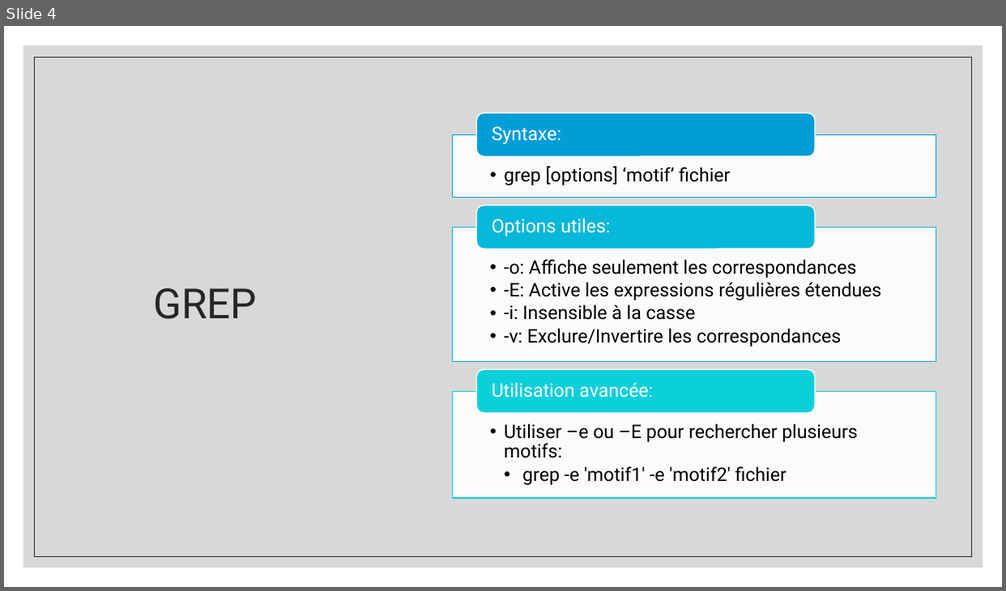
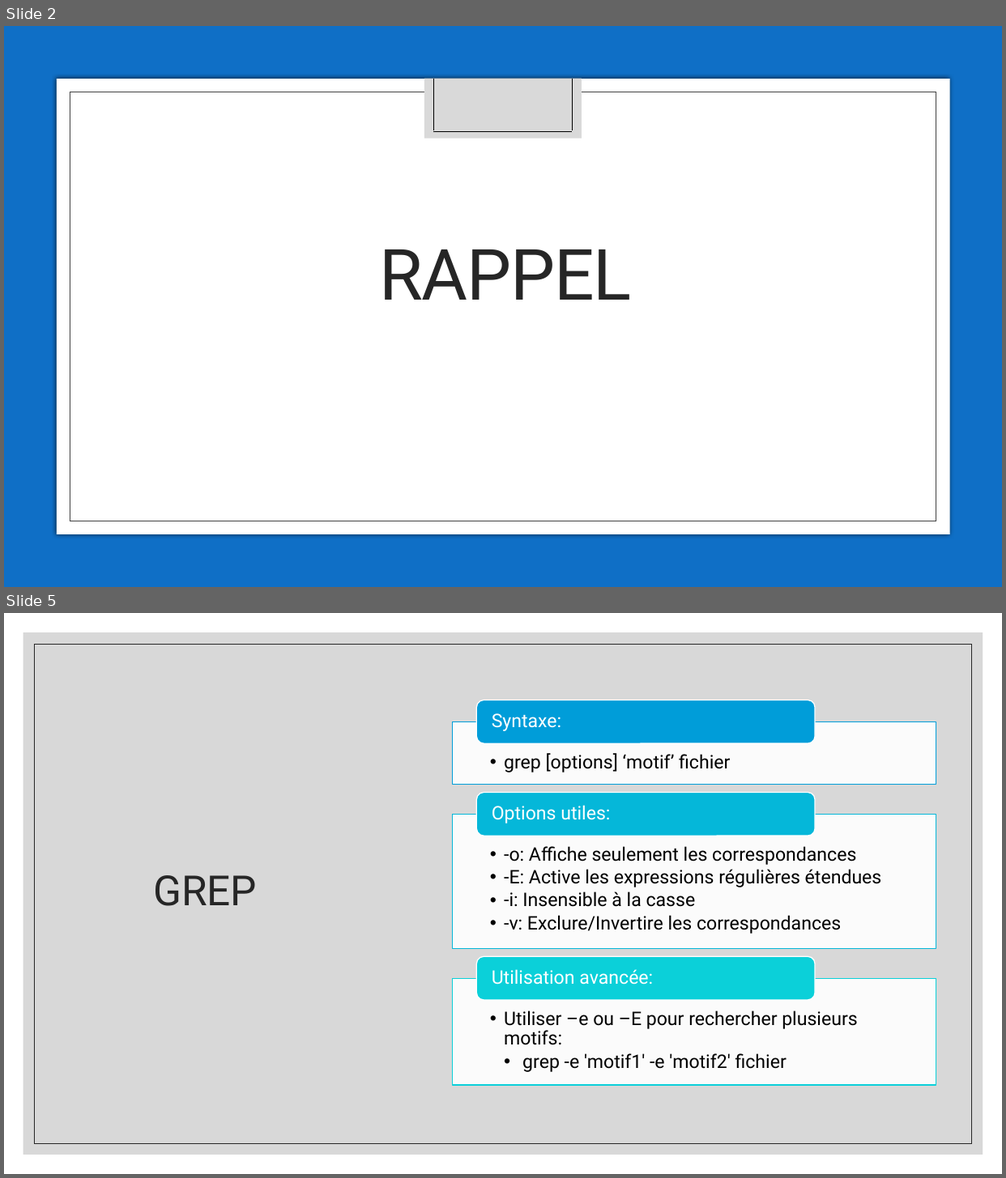
Before and after one commit to George-Fam/UQAM-Labos, a slide deck: INF1070/Lab08 - Diapos.pptx. Shown one above the other, each under a label of ours: slide 4 before the commit, slides 2 and 5 after it; the slides between them are not shown. The pictures are 1006x591 and 1006x1178 pixels, drawn with LibreOffice and Linux fonts; fonts in the diff are those of the drawing. Boxes give left, top, right and bottom in pixels: in the first picture for what was removed or moved away, otherwise in the second. Text is boxed around its words. In the diff, an @@ line names an element or a change of style, - is before the commit and + after.

```diff
--- a/INF1070/Lab08 - Diapos.pptx
+++ b/INF1070/Lab08 - Diapos.pptx
@@ slide 2 added at [4, 26, 1002, 587], background #FFFFFF @@
@@ rectangle added at [4, 26, 1002, 587], fill #0F6FC6 @@
@@ rectangle added at [57, 79, 949, 535], fill #FFFFFF @@
@@ rectangle added at [70, 92, 937, 522], fill #FFFFFF, outline #404040 0.5 pt @@
@@ rectangle added at [424, 79, 582, 139], fill #D9D9D9 @@
@@ line added from (434, 79) to (434, 130), #000000 0.5 pt @@
@@ line added from (572, 79) to (572, 130), #000000 0.5 pt @@
@@ rectangle added at [111, 130, 895, 483], fill #FFFFFF @@
@@ line added from (434, 131) to (572, 131), #000000 0.5 pt @@
@@ title added at [379, 250, 631, 300], 68 pt, text #262626 @@
+RAPPEL
@@ what was slide 4 is now slide 5 @@
```
Also in this commit, not shown: 1 slide changed, 2 other files.
